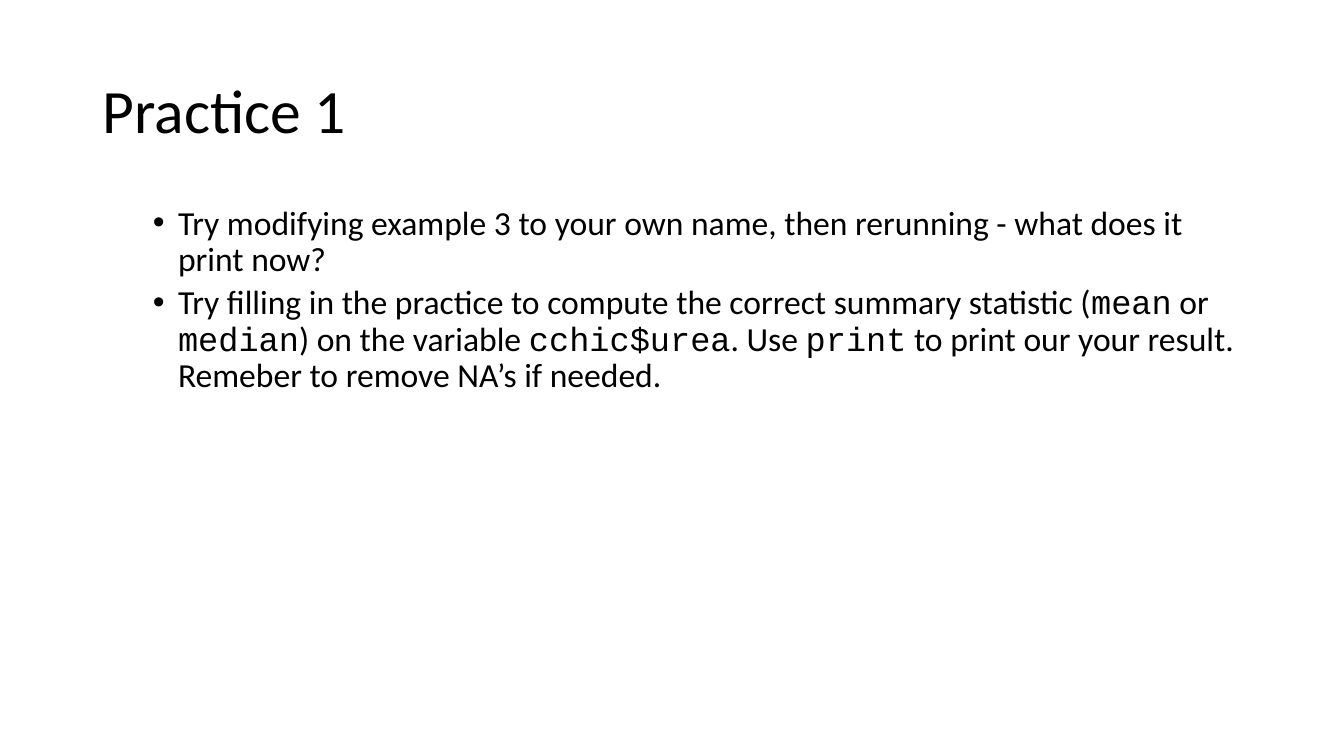
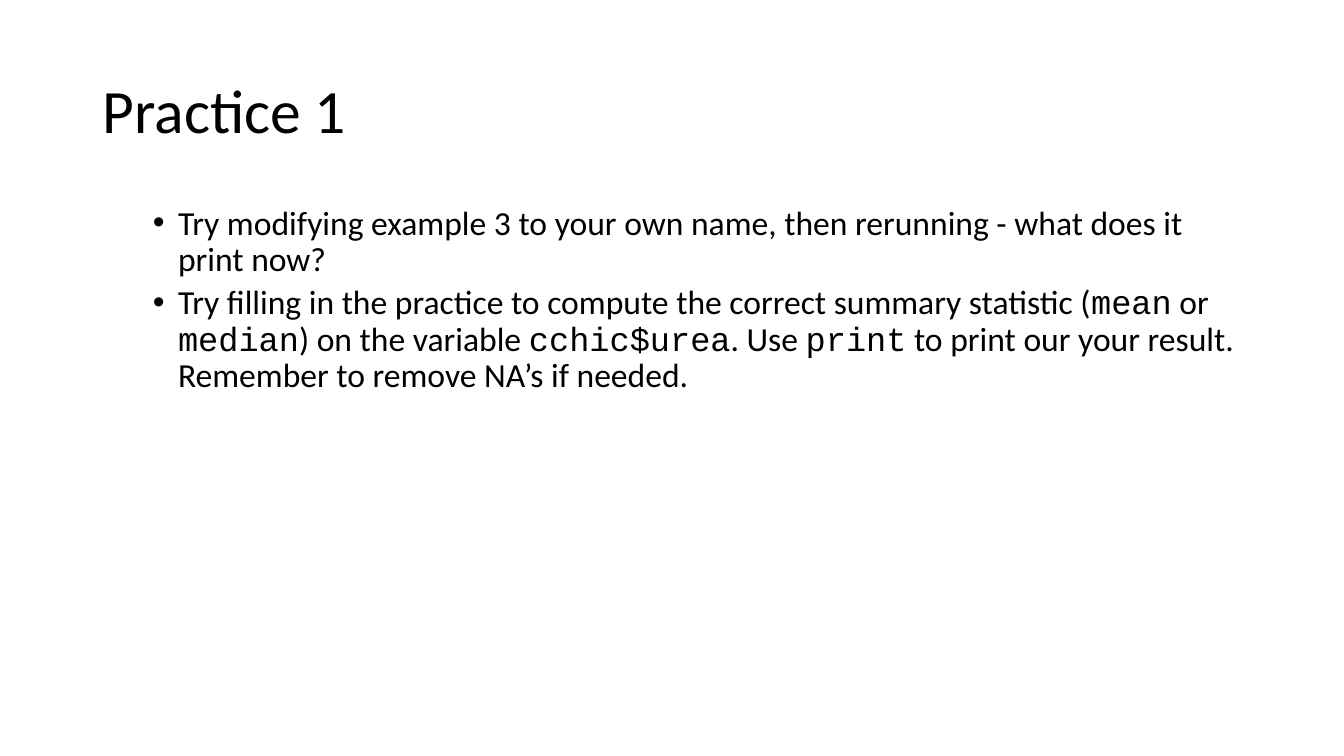
Before and after one commit to ClinicianCoders/ClinicianCoders, a slide deck: slide 13 of Workshops/Workshop6.pptx. Drawn at 1344x756 pixels with LibreOffice and Linux fonts; fonts in the diff are those of the drawing. Boxes give left, top, right and bottom in pixels: in the first picture for what was removed or moved away, otherwise in the second. Text is boxed around its words. In the diff, an @@ line names an element or a change of style, - is before the commit and + after.

```diff
--- a/Workshops/Workshop6.pptx
+++ b/Workshops/Workshop6.pptx
@@ text at (178, 289, 1234, 388): text changed @@
-  • Try filling in the practice to compute the correct summary statistic (mean or median) on the variable cchic$urea. Use print to print our your result. Remeber to remove NA’s if needed.
+  • Try filling in the practice to compute the correct summary statistic (mean or median) on the variable cchic$urea. Use print to print our your result. Remember to remove NA’s if needed.
```
Also in this commit, not shown: 2 other files.
